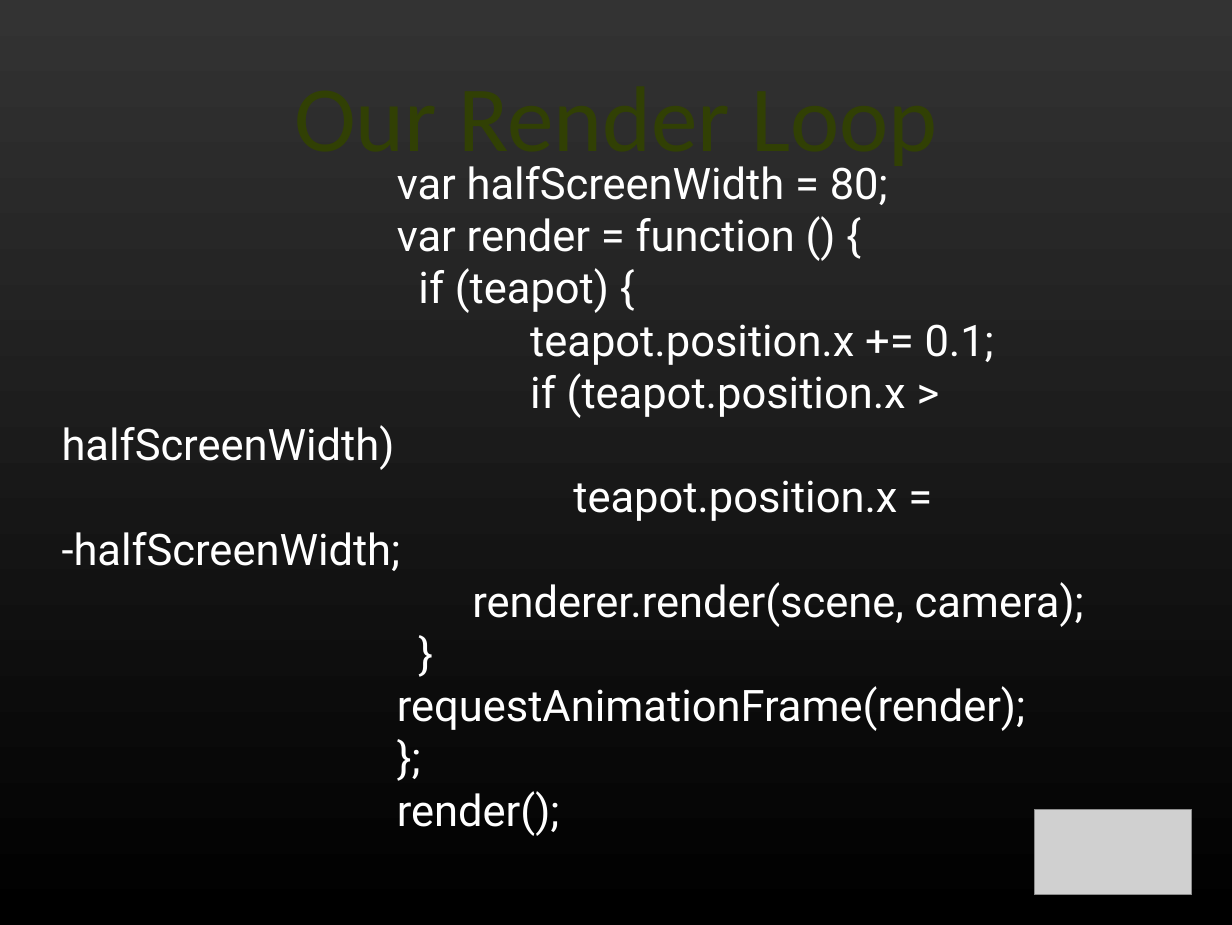
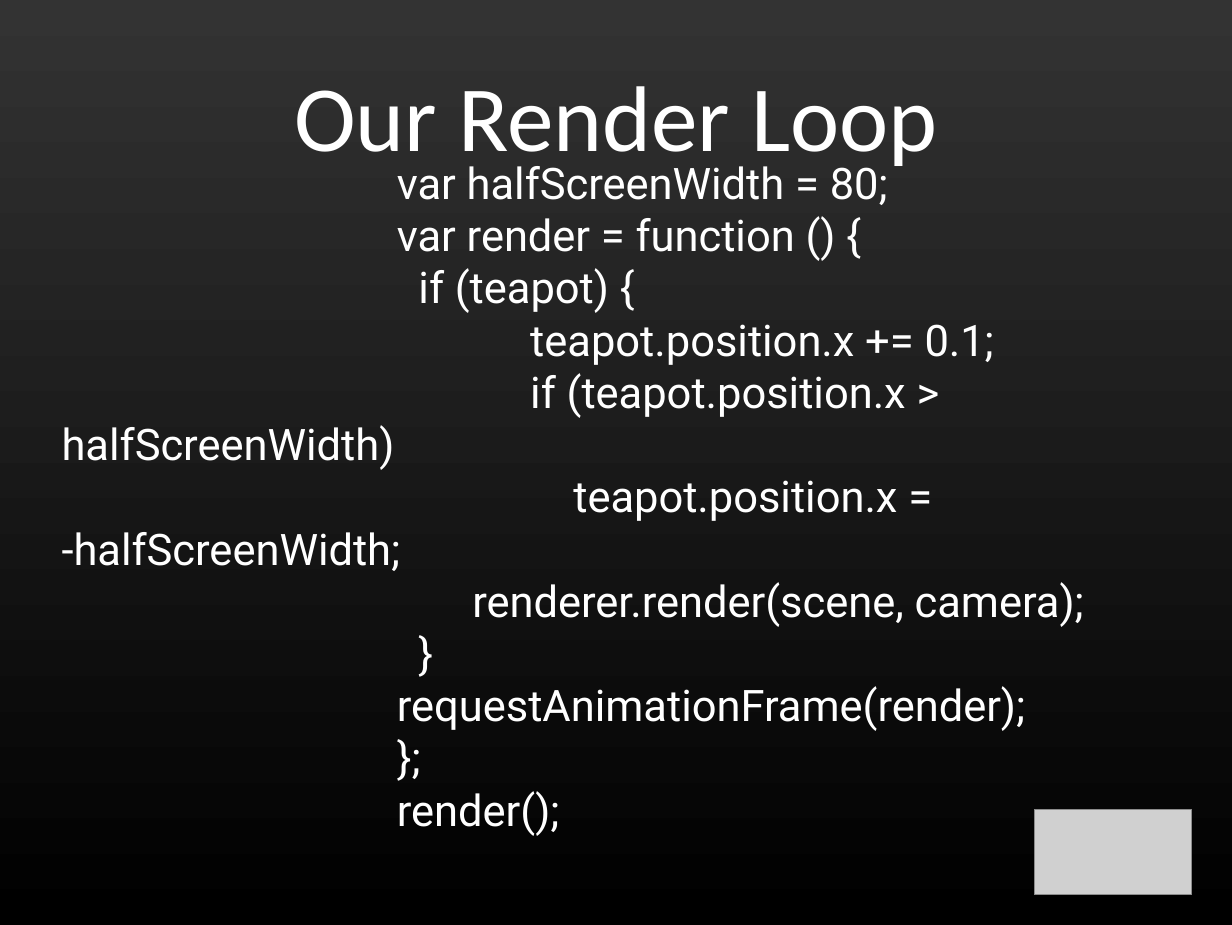
Before and after one commit to shegeek/teapots_can_fly, a slide deck: slide 27 of slides/teapots0.odp. Drawn at 1232x925 pixels with LibreOffice and Linux fonts; fonts in the diff are those of the drawing; grey boxes stand for pictures. Boxes give left, top, right and bottom in pixels: in the first picture for what was removed or moved away, otherwise in the second. Text is boxed around its words. In the diff, an @@ line names an element or a change of style, - is before the commit and + after.

```diff
--- a/slides/teapots0.odp
+++ b/slides/teapots0.odp
@@ title "Our Render Loop" at [294,86,937,174]: text colour #314004 to #FFFFFF @@
```
Also in this commit, not shown: 4 other slides changed.
